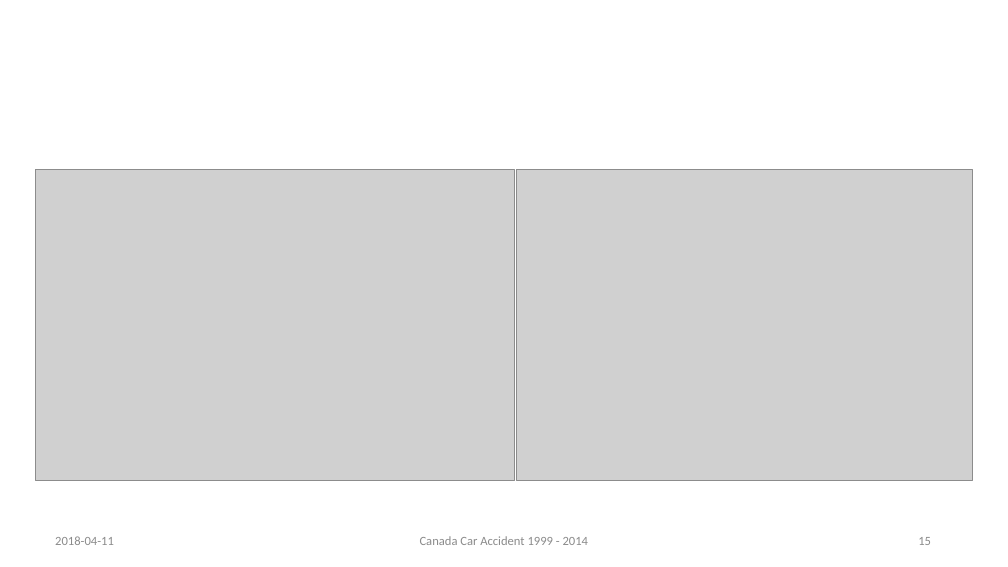
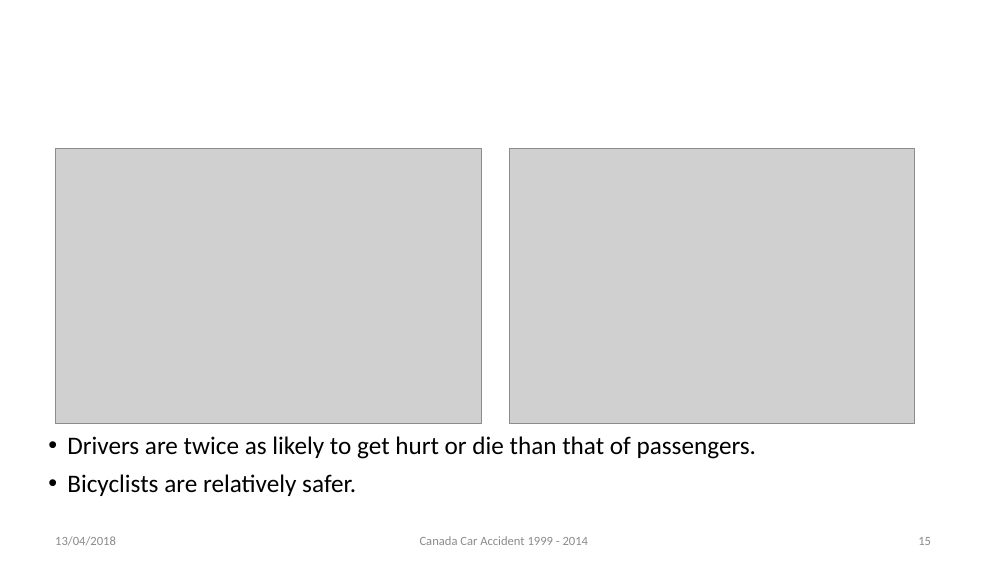
Before and after one commit to rynho/3250-G3, a slide deck: slide 15 of Deliverable/Presentation.pptx. Drawn at 1008x567 pixels with LibreOffice and Linux fonts; fonts in the diff are those of the drawing; grey boxes stand for pictures; background and template pictures are left out. Boxes give left, top, right and bottom in pixels: in the first picture for what was removed or moved away, otherwise in the second. Text is boxed around its words. In the diff, an @@ line names an element or a change of style, - is before the commit and + after.

```diff
--- a/Deliverable/Presentation.pptx
+++ b/Deliverable/Presentation.pptx
@@ picture: place and size @@
-picture at bbox=[36, 169, 514, 481]
+picture at bbox=[55, 148, 481, 423]
@@ picture: place and size @@
-picture at bbox=[516, 169, 972, 481]
+picture at bbox=[510, 148, 915, 423]
@@ text added at bbox=[67, 436, 756, 496], 24 pt, text #000000 @@
+• Drivers are twice as likely to get hurt or die than that of passengers.
+• Bicyclists are relatively safer.
@@ text at bbox=[55, 536, 116, 545]: text changed @@
-2018-04-11
+13/04/2018
```
Also in this commit, not shown: 19 other slides changed, 8 other files.
